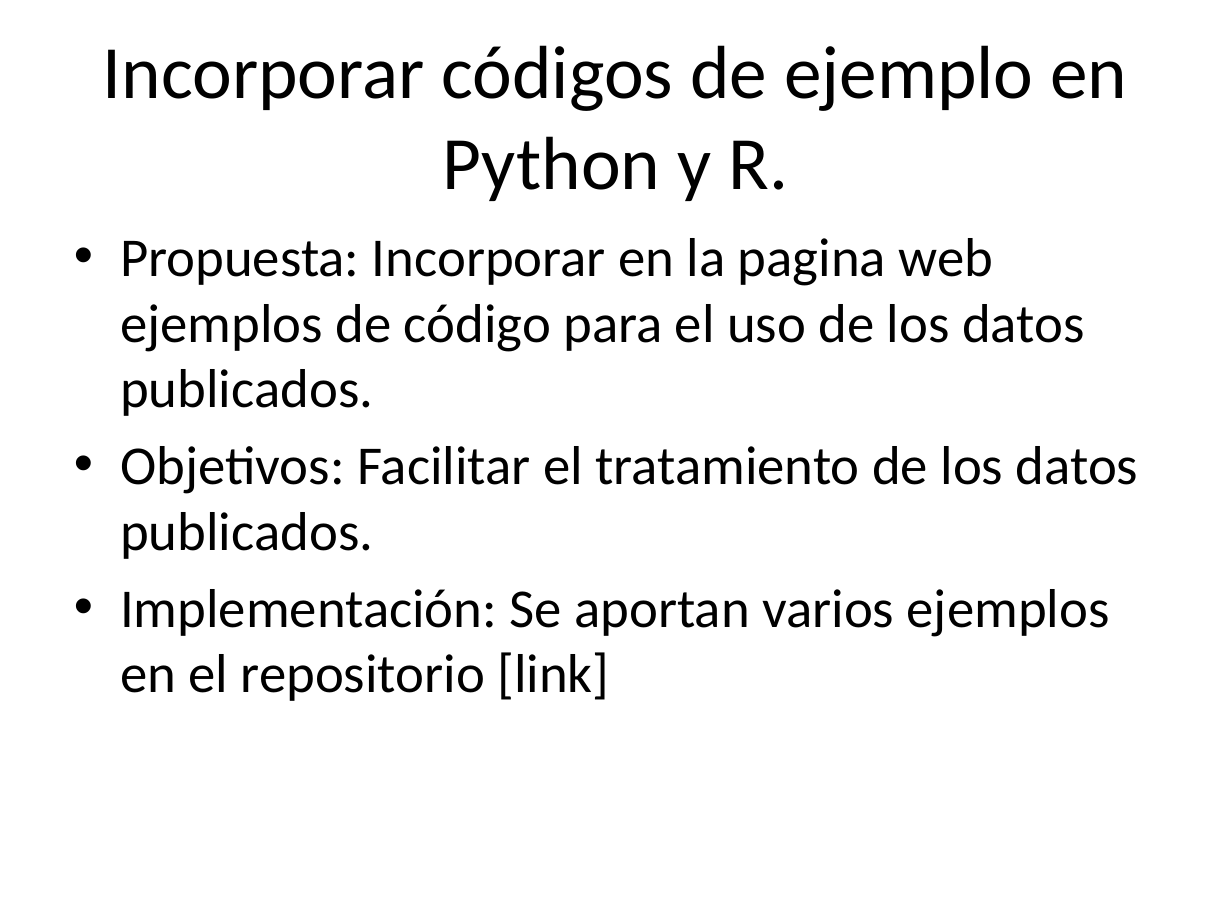
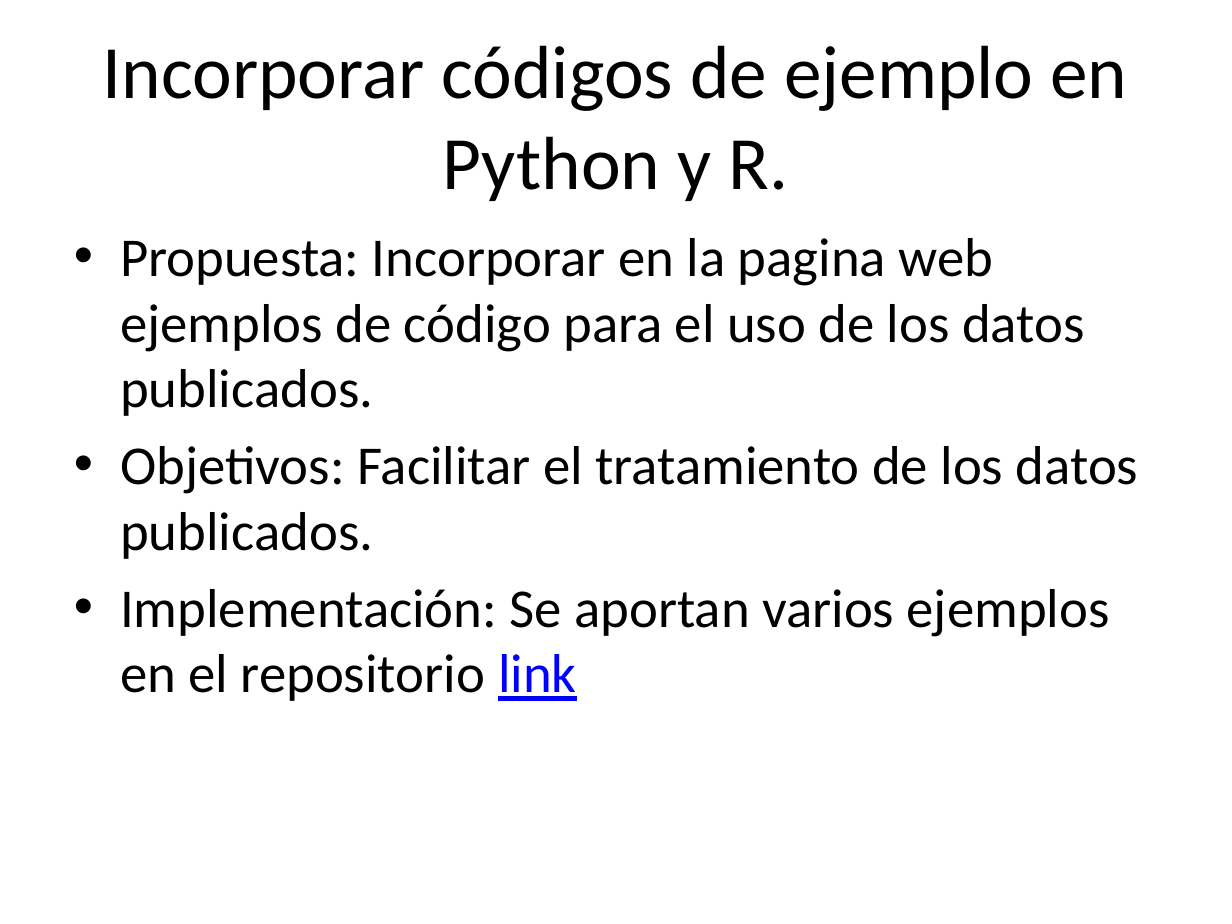
Before and after one commit to santiagomota/datos-madrid-presentacion, a slide deck: slide 5 of docs/index.pptx. Drawn at 1232x924 pixels with LibreOffice and Linux fonts; fonts in the diff are those of the drawing. Boxes give left, top, right and bottom in pixels: in the first picture for what was removed or moved away, otherwise in the second. Text is boxed around its words. In the diff, an @@ line names an element or a change of style, - is before the commit and + after.

```diff
--- a/docs/index.pptx
+++ b/docs/index.pptx
@@ text at [120, 589, 1110, 701]: text changed @@
-• Implementación: Se aportan varios ejemplos en el repositorio [link]
+• Implementación: Se aportan varios ejemplos en el repositorio link
```
Also in this commit, not shown: 3 other slides changed, 25 slides removed, 2 other files.
